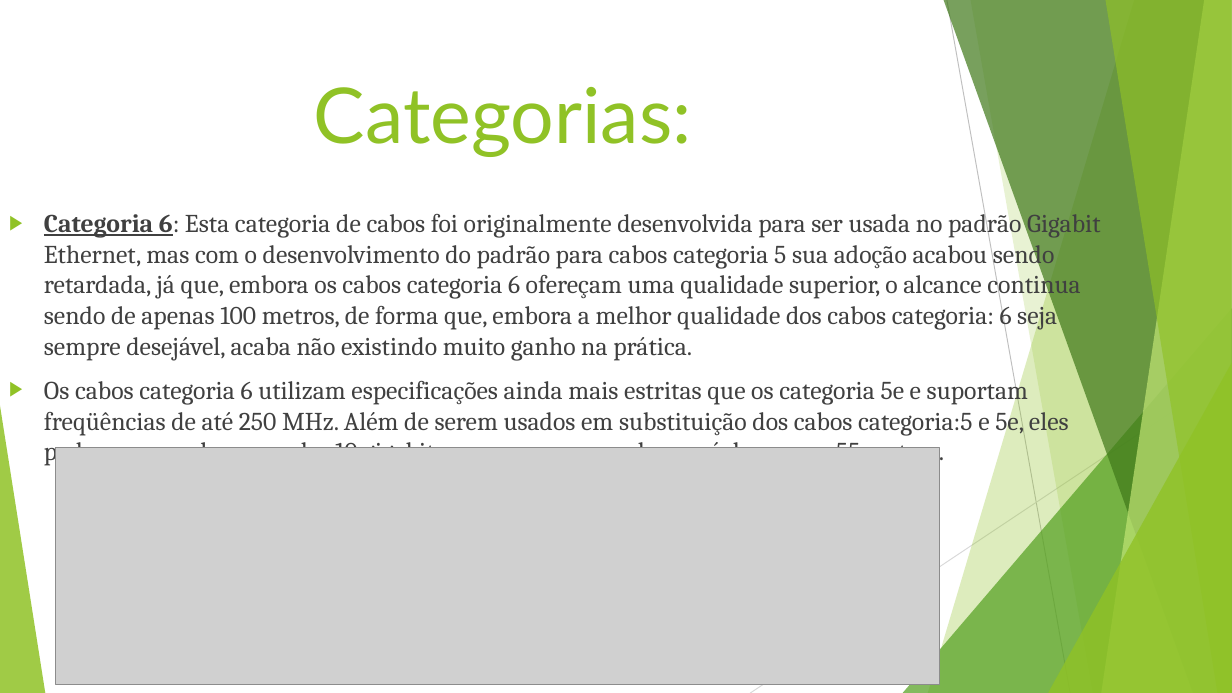
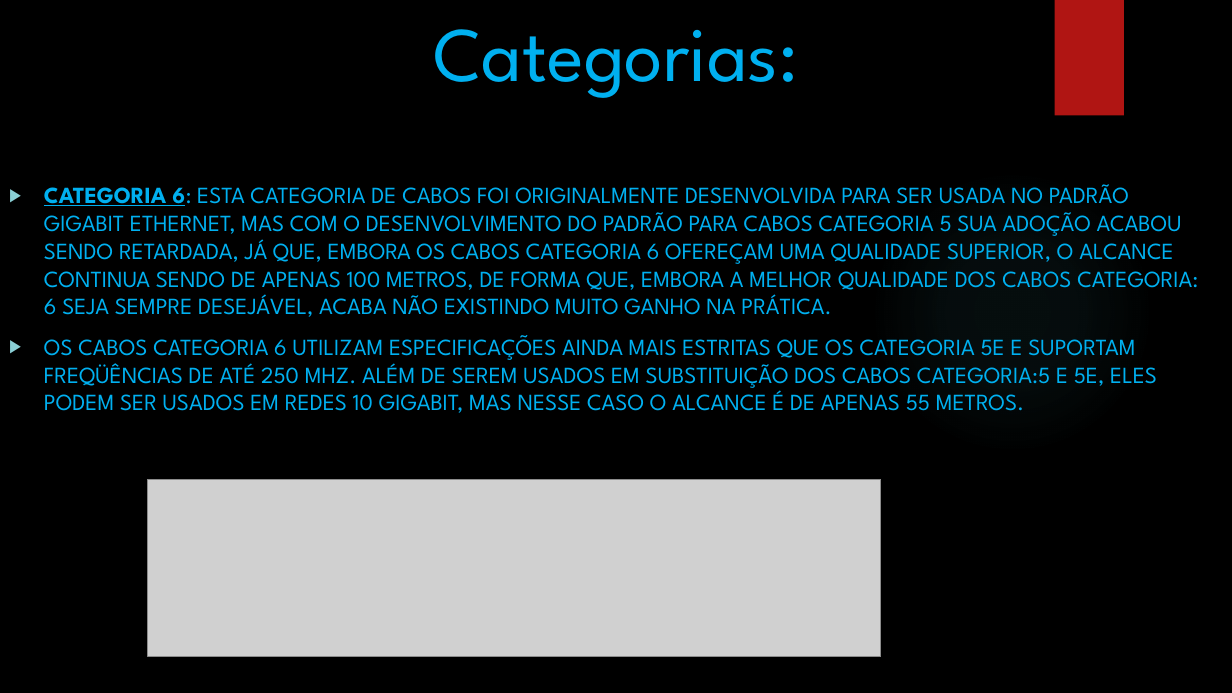
Before and after one commit to luziamartins/luziamartins, a slide deck: slide 7 of 0771-Tipos de Redes-trabalho pratico.pptx. Drawn at 1232x693 pixels with LibreOffice and Linux fonts; fonts in the diff are those of the drawing; grey boxes stand for pictures; background and template pictures are left out. Boxes give left, top, right and bottom in pixels: in the first picture for what was removed or moved away, otherwise in the second. Text is boxed around its words. In the diff, an @@ line names an element or a change of style, - is before the commit and + after.

```diff
--- a/0771-Tipos de Redes-trabalho pratico.pptx
+++ b/0771-Tipos de Redes-trabalho pratico.pptx
@@ background #FFFFFF to picture (left out) @@
@@ title "Categorias:": place and size @@
-title "Categorias:" at <box>314,87,692,156</box>
+title "Categorias:" at <box>433,29,798,98</box>
@@ title "Categorias:" at <box>433,29,798,98</box>: font Lato to League Spartan, text colour #90C226 to #00B0F0 @@
@@ rectangle added at <box>1055,0,1124,116</box>, fill #B01513 @@
@@ ellipse added at <box>870,169,1154,454</box>, fill gradient #50B9C1 @@
@@ text at <box>44,184,1198,413</box>: text changed; size 20 to 18 pt; font Cambria to League Spartan; text colour #404040 to #00B0F0 @@
-▶ Categoria 6: Esta categoria de cabos foi originalmente desenvolvida para ser usada no padrão Gigabit Ethernet, mas com o desenvolvimento do padrão para cabos categoria 5 sua adoção acabou sendo retardada, já que, embora os cabos categoria 6 ofereçam uma qualidade superior, o alcance continua sendo de apenas 100 metros, de forma que, embora a melhor qualidade dos cabos categoria: 6 seja sempre desejável, acaba não existindo muito ganho na prática.
-▶ Os cabos categoria 6 utilizam especificações ainda mais estritas que os categoria 5e e suportam freqüências de até 250 MHz. Além de serem usados em substituição dos cabos categoria:5 e 5e, eles podem ser usados em redes 10 gigabit, mas nesse caso o alcance é de apenas 55 metros.
+▶ CATEGORIA 6: ESTA CATEGORIA DE CABOS FOI ORIGINALMENTE DESENVOLVIDA PARA SER USADA NO PADRÃO GIGABIT ETHERNET, MAS COM O DESENVOLVIMENTO DO PADRÃO PARA CABOS CATEGORIA 5 SUA ADOÇÃO ACABOU SENDO RETARDADA, JÁ QUE, EMBORA OS CABOS CATEGORIA 6 OFEREÇAM UMA QUALIDADE SUPERIOR, O ALCANCE CONTINUA SENDO DE APENAS 100 METROS, DE FORMA QUE, EMBORA A MELHOR QUALIDADE DOS CABOS CATEGORIA: 6 SEJA SEMPRE DESEJÁVEL, ACABA NÃO EXISTINDO MUITO GANHO NA PRÁTICA.
+▶ OS CABOS CATEGORIA 6 UTILIZAM ESPECIFICAÇÕES AINDA MAIS ESTRITAS QUE OS CATEGORIA 5E E SUPORTAM FREQÜÊNCIAS DE ATÉ 250 MHZ. ALÉM DE SEREM USADOS EM SUBSTITUIÇÃO DOS CABOS CATEGORIA:5 E 5E, ELES PODEM SER USADOS EM REDES 10 GIGABIT, MAS NESSE CASO O ALCANCE É DE APENAS 55 METROS.
@@ group removed at <box>0,0,1232,693</box>: 5 freeform shapes, 3 triangles, 2 lines @@
@@ picture: place and size @@
-picture at <box>55,447,940,684</box>
+picture at <box>148,480,881,657</box>
```
Also in this commit, not shown: 8 other slides changed, 6 slides added, 15 slides removed.
